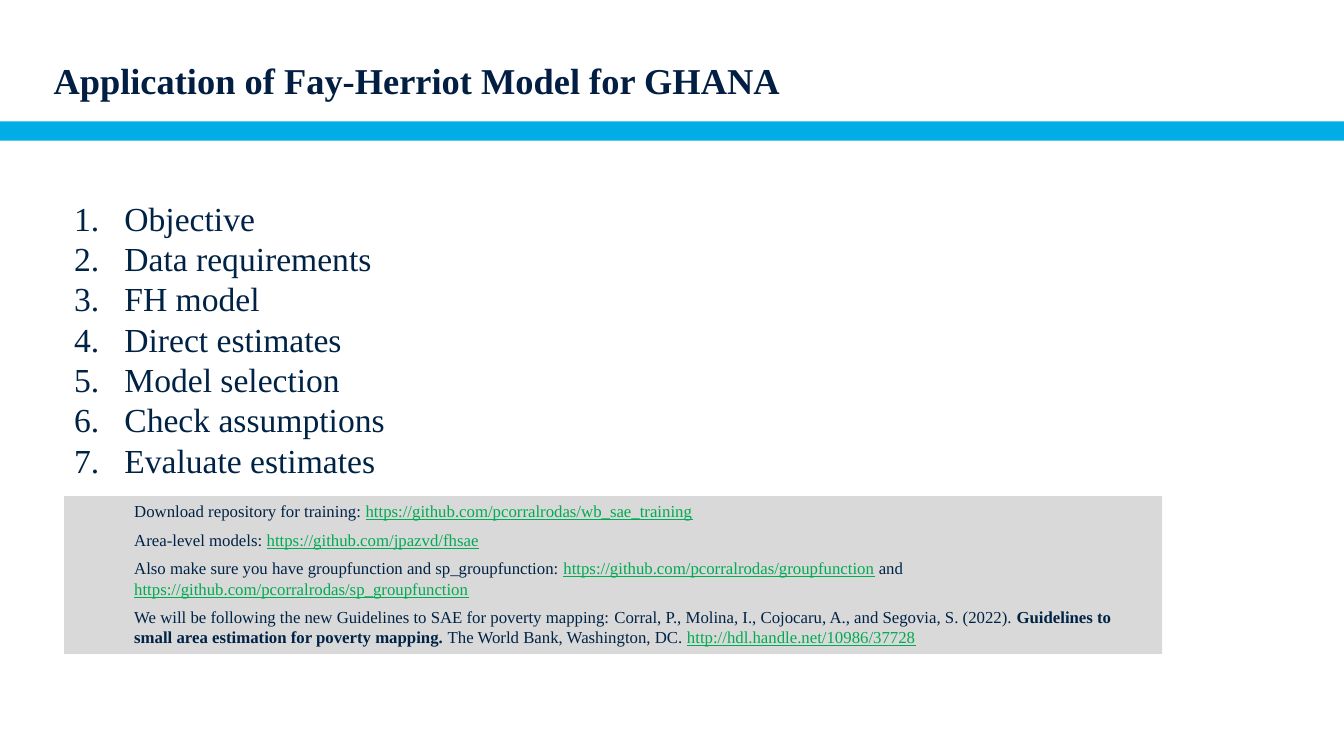
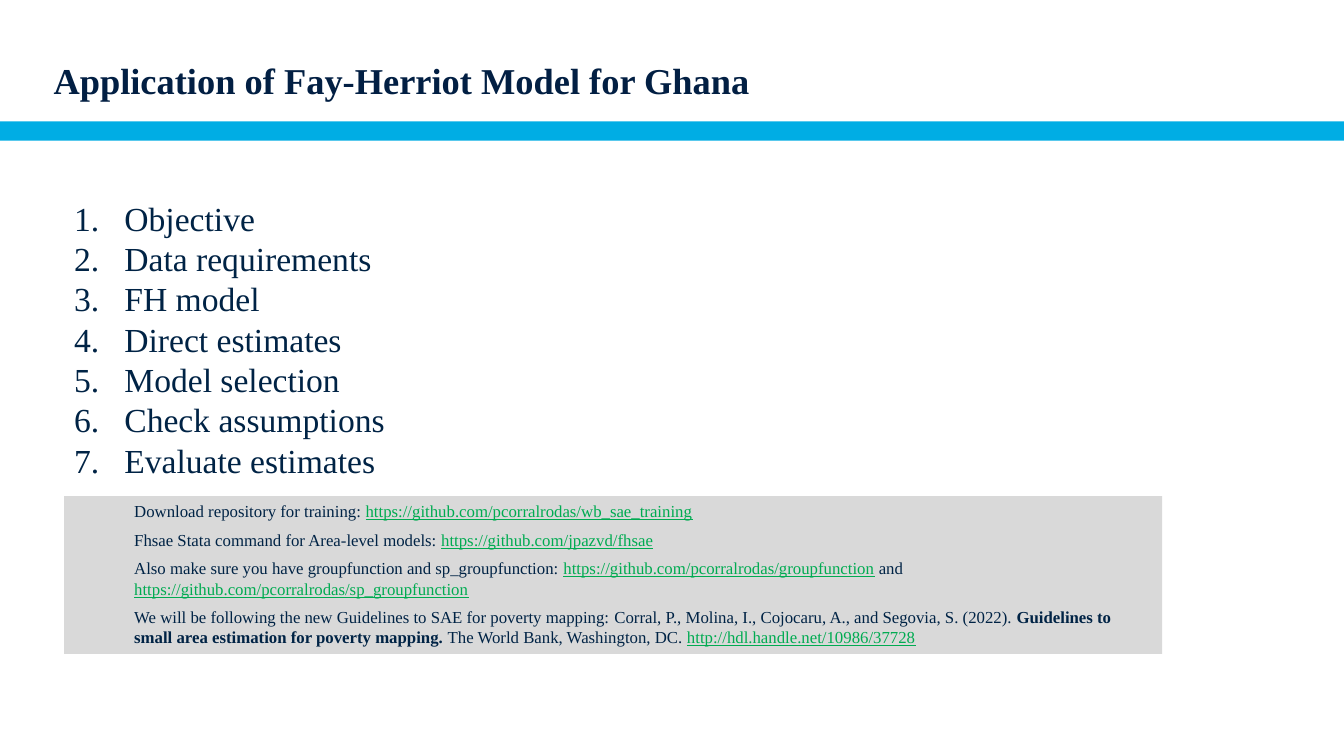
Before and after one commit to pcorralrodas/wb_sae_training, a slide deck: slide 5 of 03.Presentations/SAE_Areal_level.pptx (slide 4 before the commit). Drawn at 1344x756 pixels with LibreOffice and Linux fonts; fonts in the diff are those of the drawing; background and template pictures are left out. Boxes give left, top, right and bottom in pixels: in the first picture for what was removed or moved away, otherwise in the second. Text is boxed around its words. In the diff, an @@ line names an element or a change of style, - is before the commit and + after.

```diff
--- a/03.Presentations/SAE_Areal_level.pptx
+++ b/03.Presentations/SAE_Areal_level.pptx
@@ title at [54, 68, 749, 101]: text changed @@
-Application of Fay-Herriot Model for GHANA
+Application of Fay-Herriot Model for Ghana
@@ text in rectangle at [134, 534, 653, 550]: text changed; text colour #00AB51 to #002345 @@
-      Area-level models: https://github.com/jpazvd/fhsae
+      Fhsae Stata command for Area-level models: https://github.com/jpazvd/fhsae
```
Also in this commit, not shown: 7 other slides changed, 1 slide added, 2 slides removed, 3 other files.
